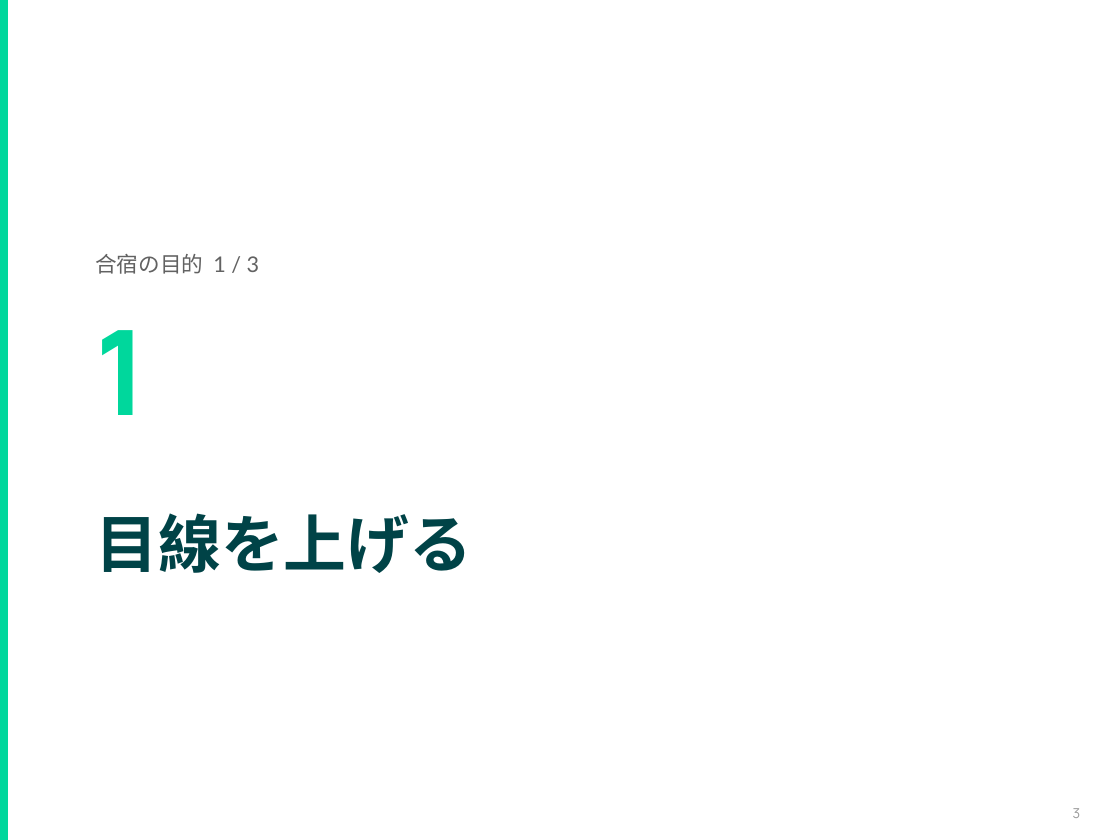
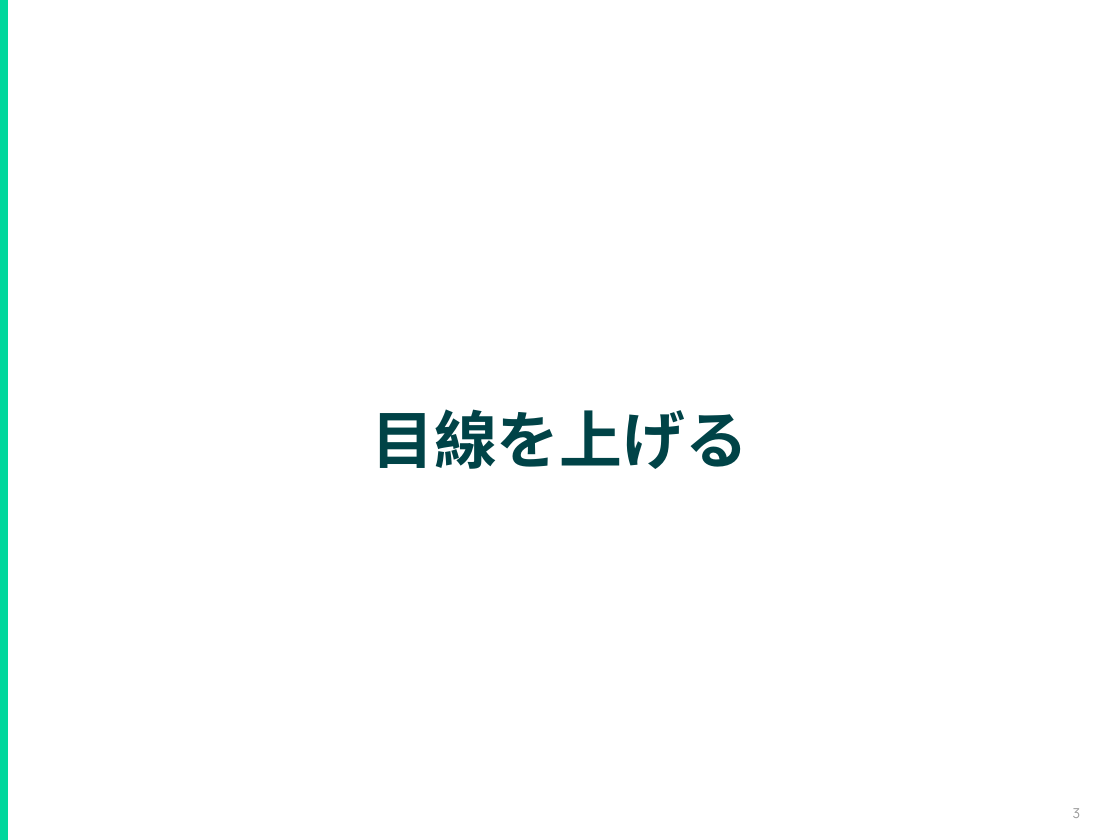
Before and after one commit to hiroki-tkg/material, a slide deck: slide 3 of retreat-2026-10/20261009_1day合宿_全社_第8期振り返りと第9期に向けて.pptx. Drawn at 1120x840 pixels with LibreOffice and Linux fonts; fonts in the diff are those of the drawing. Boxes give left, top, right and bottom in pixels: in the first picture for what was removed or moved away, otherwise in the second. Text is boxed around its words. In the diff, an @@ line names an element or a change of style, - is before the commit and + after.

```diff
--- a/retreat-2026-10/20261009_1day合宿_全社_第8期振り返りと第9期に向けて.pptx
+++ b/retreat-2026-10/20261009_1day合宿_全社_第8期振り返りと第9期に向けて.pptx
@@ text removed at <box>95,254,260,274</box> @@
-合宿の目的 1 / 3
@@ text "目線を上げる": place and size @@
-text "目線を上げる" at <box>95,513,472,573</box>
+text "目線を上げる" at <box>371,409,748,469</box>
@@ text "目線を上げる" at <box>371,409,748,469</box>: alignment left to centre; vertical alignment top to middle @@
@@ text removed at <box>95,330,147,415</box> @@
-1
```
Also in this commit, not shown: 4 other slides changed, 1 slide added, 1 slide removed, 3 other files.
